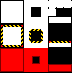
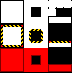
Layered file, before and after one edit (72×73). Changes by layer:
painted on "Background" over (x1=31, y1=55, x2=41, y2=65)
